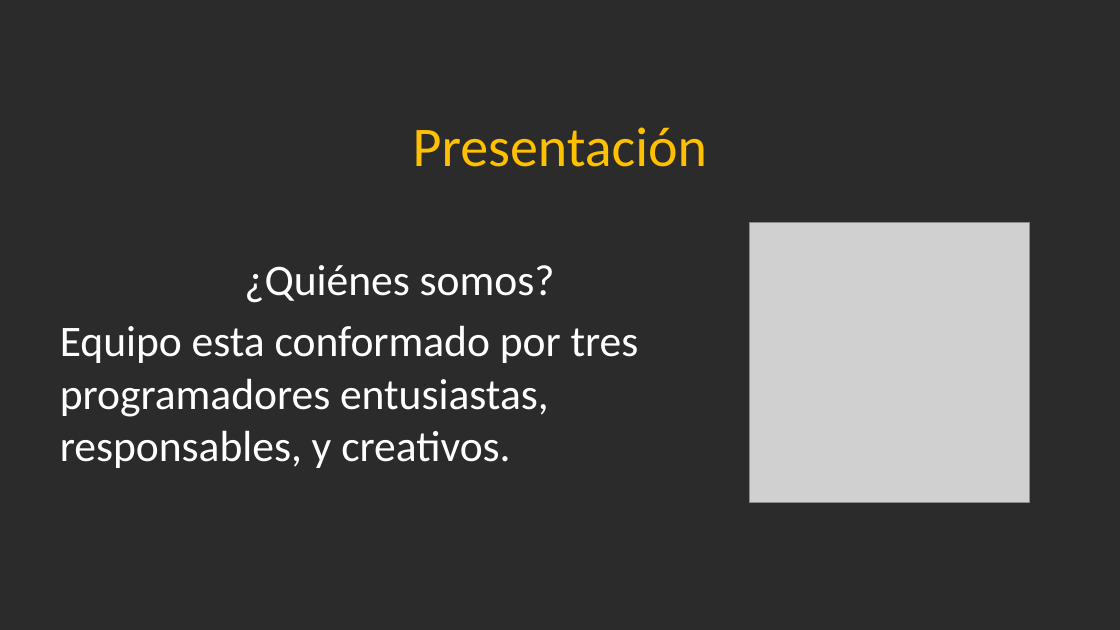
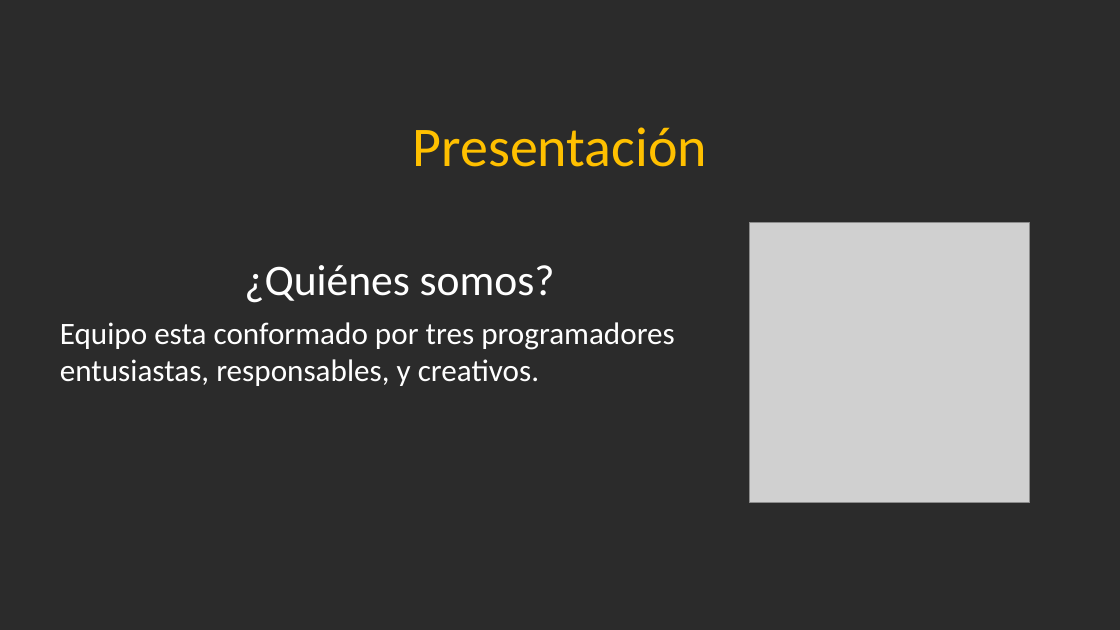
Before and after one commit to Jandycon/PROYECTOAPP, a slide deck: slide 3 of DidaktikApp.pptx (slide 2 before the commit). Drawn at 1120x630 pixels with LibreOffice and Linux fonts; fonts in the diff are those of the drawing; grey boxes stand for pictures; background and template pictures are left out; a plain dark background stands for a picture behind light text. Boxes give left, top, right and bottom in pixels: in the first picture for what was removed or moved away, otherwise in the second. Text is boxed around its words. In the diff, an @@ line names an element or a change of style, - is before the commit and + after.

Commit message:
com2

```diff
--- a/DidaktikApp.pptx
+++ b/DidaktikApp.pptx
@@ text at (60,322,675,386): size 28 to 20 pt in "Equipo esta conformado por tres programadores entusiastas, ..." @@
```
Also in this commit, not shown: 1 slide added.
